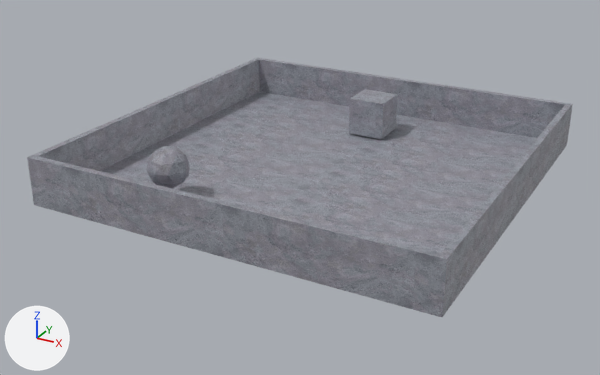
The FBX model engine/Samples/Sample1/test/ent1.fbx, before and after one commit.
Before and after are seen from a 50 mm lens placed at (17.7, -34.5, 16.0), pointed at (-0.6, -1.3, -0.6). Every picture has the same lights, and +X, +Y and +Z are marked at lower left.

Script lines for the objects in view, before the commit:
```python
me_cube = bpy.data.meshes.new('Cube')
me_cube.from_pydata(...)  # 70 vertices, 104 faces; spans x -9.9..9.9, y -9.9..9.9, z -0.1..2.7
me_cube.materials.append(mat_material)  # picture img_test1_png
ob_cube = bpy.data.objects.new('Cube', me_cube)
ob_cube.location = (0.0, 0.0, 0.0)
```
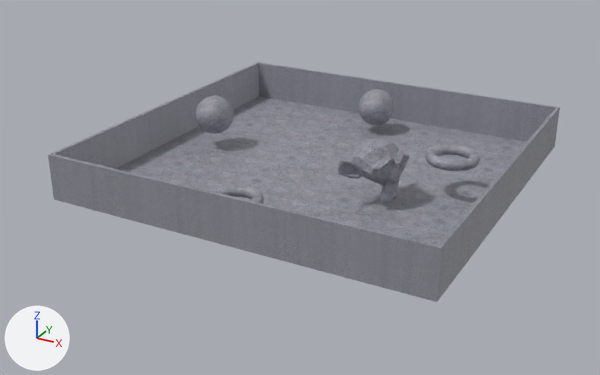
Where the change shows, as pixel boxes (x1, y1, x2, y2) in the pictures (600 x 375 px; the box of a moved part takes in the faces that stretch with it):
'Cube', reshaped: before (27, 58, 573, 317); after (48, 62, 560, 302)
part 1 of me_cube, moved or reshaped: before (27, 58, 573, 317); after (48, 62, 560, 302)
part 2 of me_cube, rebuilt (26% narrower, 27% shorter): before (349, 89, 398, 139); after (358, 89, 394, 125)
part 3 of me_cube, added: after (195, 96, 233, 134)
part 4 of me_cube, added: after (425, 144, 480, 171)
part 5 of me_cube, added: after (213, 186, 264, 203)
part 6 of me_cube, added: after (338, 138, 410, 203)
part 7 of me_cube, deleted: before (147, 146, 190, 188)

Edits to the bpy script that builds the scene:
```text
Change me_cube:
    used by ob_cube; location = (0.0, 0.0, 0.0)
    remove me_cube.from_pydata(...)  # 70 vertices, 104 faces; spans x -9.9..9.9, y -9.9..9.9, z -0.1..2.7
    add me_cube.from_pydata(...)  # 33441 vertices, 53910 faces; spans x -9.4..9.4, y -9.1..9.1, z 0.0..3.1
    me_cube part 1: the loose piece of 20 vertices spanning x -9.9..9.9, y -9.9..9.9, z -0.1..2.2 is scaled about its middle by (-0.956, -0.926, 0.986)
    me_cube part 2: the loose piece of 8 vertices spanning x -1.0..1.0, y 5.0..7.0, z 0.2..2.2 is rebuilt with 10242 vertices and now spans x -1.0..1.0, y 5.4..7.4, z 0.5..2.5
    me_cube part 3: a new loose piece of 10242 vertices spanning x -7.5..-5.5, y -1.0..1.0, z 0.9..2.9, in mat_material (picture img_test1_png)
    me_cube part 4: a new loose piece of 6216 vertices spanning x 5.4..7.9, y -1.2..1.2, z 1.7..2.2, in mat_material (picture img_test1_png)
    me_cube part 5: a new loose piece of 6216 vertices spanning x -2.1..0.4, y -8.1..-5.6, z 0.6..1.1, in mat_material (picture img_test1_png)
    me_cube part 6: a new loose piece of 505 vertices spanning x 2.7..5.2, y -3.9..-0.3, z 0.4..3.1, in mat_material (picture img_test1_png)
    me_cube part 7: the loose piece of 42 vertices spanning x -5.5..-3.6, y -7.7..-5.7, z 0.7..2.7 is deleted
```
